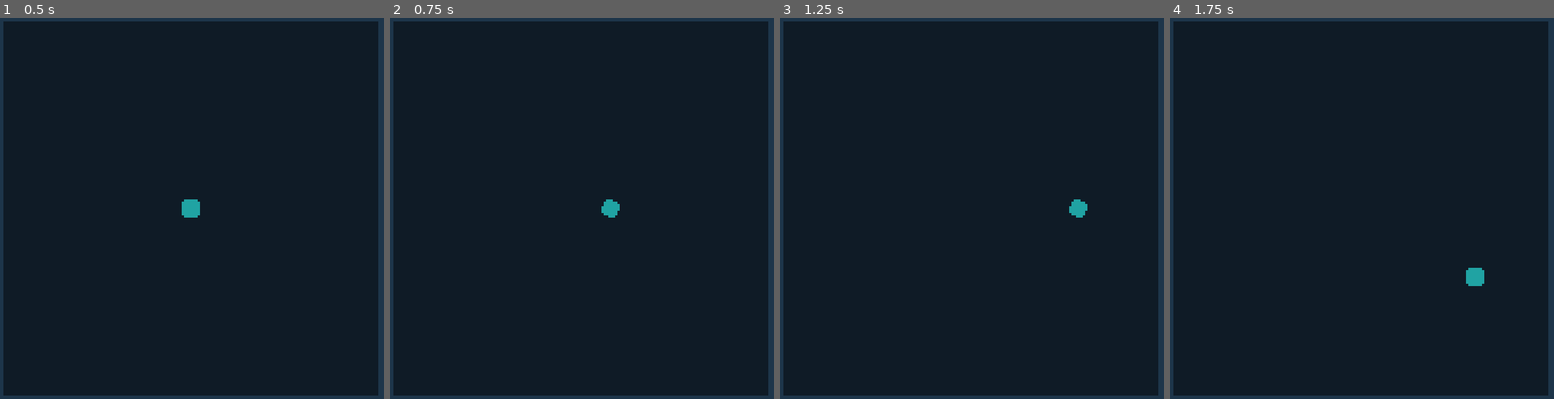
Above: before the commit, frames 1-4 (left to right).
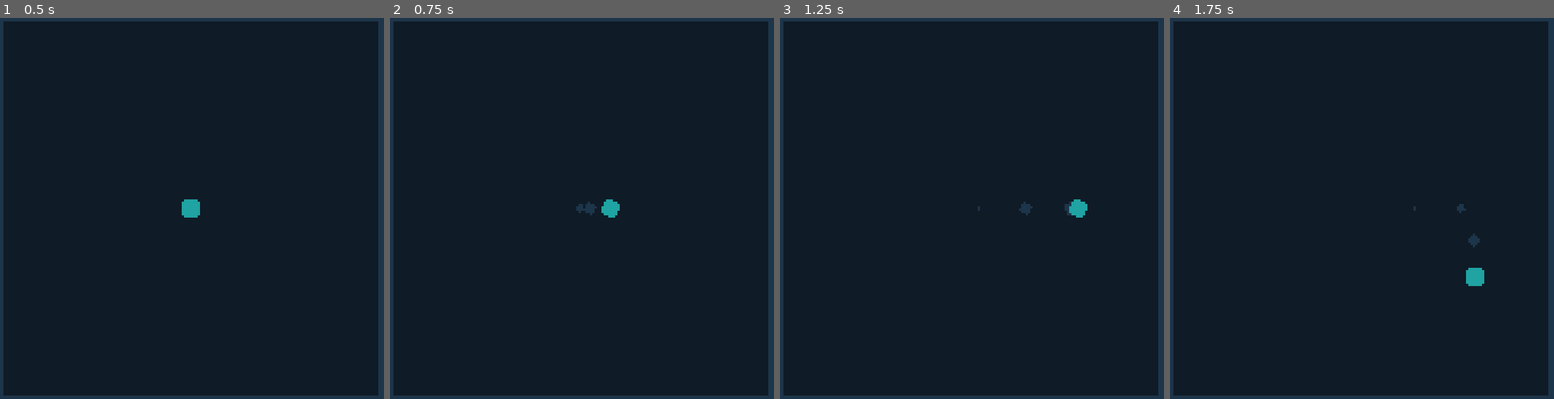
Above: after the commit, the same moments.

Repository: thcheetah777/Rogue
Game: Godot game, scene res://main.tscn
Same seed, same stepped clock (60 frames per second), same inputs: the game is played once before the commit and once after it.
Inputs:
- Up to frame 1 (0.5 s): no input
- Up to frame 2 (0.75 s): tap Enter at 0.5 s; hold D (right) from 0.53 s (still down)
- Up to frame 3 (1.25 s): keep holding D (right)
- Up to frame 4 (1.75 s): release D (right) at 1.28 s; hold S (down) from 1.28 s (still down)

Frame 1 is identical in both runs. In frame 2, 0.1% of the frame differs, in the area x 48-54%, y 48-52%; in frame 3, 0.1%, in the area x 51-76%, y 48-52%; in frame 4, 0.1%.

Commit message:
🧹 dust

Diff:
--- /dev/null
+++ b/dust.gd
@@ -0,0 +1,9 @@
+extends Sprite2D
+
+const DURATION = 1
+
+func _ready() -> void:
+	var tween = get_tree().create_tween().set_parallel()
+	tween.tween_property(self, "rotation_degrees", 180 if randf() > 0.5 else -180, DURATION)
+	tween.tween_property(self, "scale", Vector2.ZERO, DURATION)
+	tween.tween_callback(queue_free).set_delay(DURATION)
--- /dev/null
+++ b/dust.tscn
@@ -0,0 +1,10 @@
+[gd_scene load_steps=3 format=3 uid="uid://bhb8skatvdiu4"]
+
+[ext_resource type="Texture2D" uid="uid://nx4qoicrkd0" path="res://assets/dust.png" id="1_bjdas"]
+[ext_resource type="Script" path="res://dust.gd" id="2_ktx4k"]
+
+[node name="Dust" type="Sprite2D"]
+top_level = true
+z_index = -50
+texture = ExtResource("1_bjdas")
+script = ExtResource("2_ktx4k")
--- a/player.gd
+++ b/player.gd
@@ -9,6 +9,7 @@
 @onready var sprite := $Sprite
 
 var target_rotation = 0
+var dust_scene = preload("res://dust.tscn")
 
 func _ready() -> void:
 	Globals.player = self
@@ -25,3 +26,8 @@
 	target_rotation = x_input * run_rotation
 
 	move_and_slide()
+
+func _on_dust_timer_timeout() -> void:
+	var dust = dust_scene.instantiate() as Sprite2D
+	dust.global_position = global_position
+	add_child(dust)
--- a/player.tscn
+++ b/player.tscn
@@ -17,3 +17,9 @@
 
 [node name="CollisionShape" type="CollisionShape2D" parent="."]
 shape = SubResource("RectangleShape2D_80320")
+
+[node name="DustTimer" type="Timer" parent="."]
+wait_time = 0.3
+autostart = true
+
+[connection signal="timeout" from="DustTimer" to="." method="_on_dust_timer_timeout"]
Binary file added: assets/dust.png
Not shown, added: assets/dust.png.import
